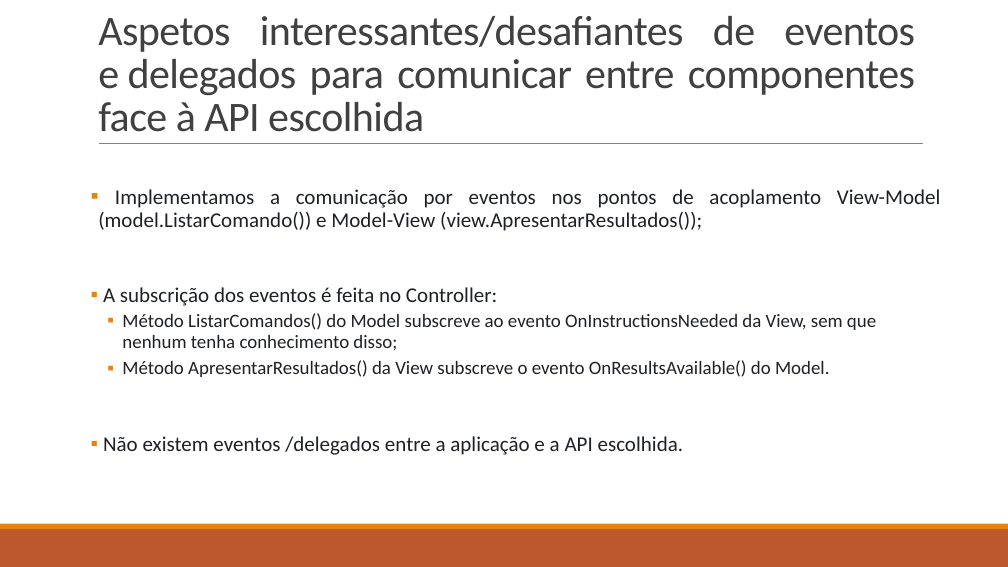
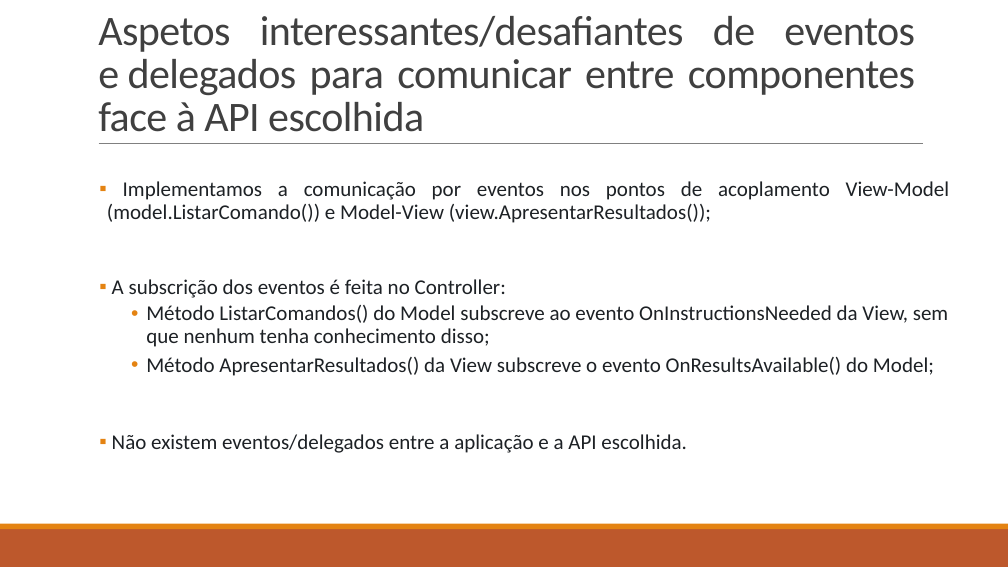
Before and after one commit to lightningspirit/LDS2023, a slide deck: slide 4 of Apresentação da aplicação demonstradora de análise e edição de imagens.pptx. Drawn at 1008x567 pixels with LibreOffice and Linux fonts; fonts in the diff are those of the drawing. Boxes give left, top, right and bottom in pixels: in the first picture for what was removed or moved away, otherwise in the second. Text is boxed around its words. In the diff, an @@ line names an element or a change of style, - is before the commit and + after.

```diff
--- a/Apresentação da aplicação demonstradora de análise e edição de imagens.pptx
+++ b/Apresentação da aplicação demonstradora de análise e edição de imagens.pptx
@@ text "Implementamos a comunicação por eventos ...": place and size @@
-text "Implementamos a comunicação por eventos ..." at box(98, 189, 941, 455)
+text "Implementamos a comunicação por eventos ..." at box(107, 181, 950, 453)
@@ text at box(146, 305, 948, 347): size 18 to 20 pt in "Método ListarComandos() do Model subscreve ao evento ..."; bullet ▪ to •; list level 2 to 3 in "Método ListarComandos() do Model subscreve ..." @@
@@ text at box(112, 357, 934, 453): text changed; size 18 to 20 pt @@
-  ▪ Método ApresentarResultados() da View subscreve o evento OnResultsAvailable() do Model.
-▪ Não existem eventos /delegados entre a aplicação e a API escolhida.
+    • Método ApresentarResultados() da View subscreve o evento OnResultsAvailable() do Model;
+▪ Não existem eventos/delegados entre a aplicação e a API escolhida.
```
Also in this commit, not shown: 4 other slides changed.
